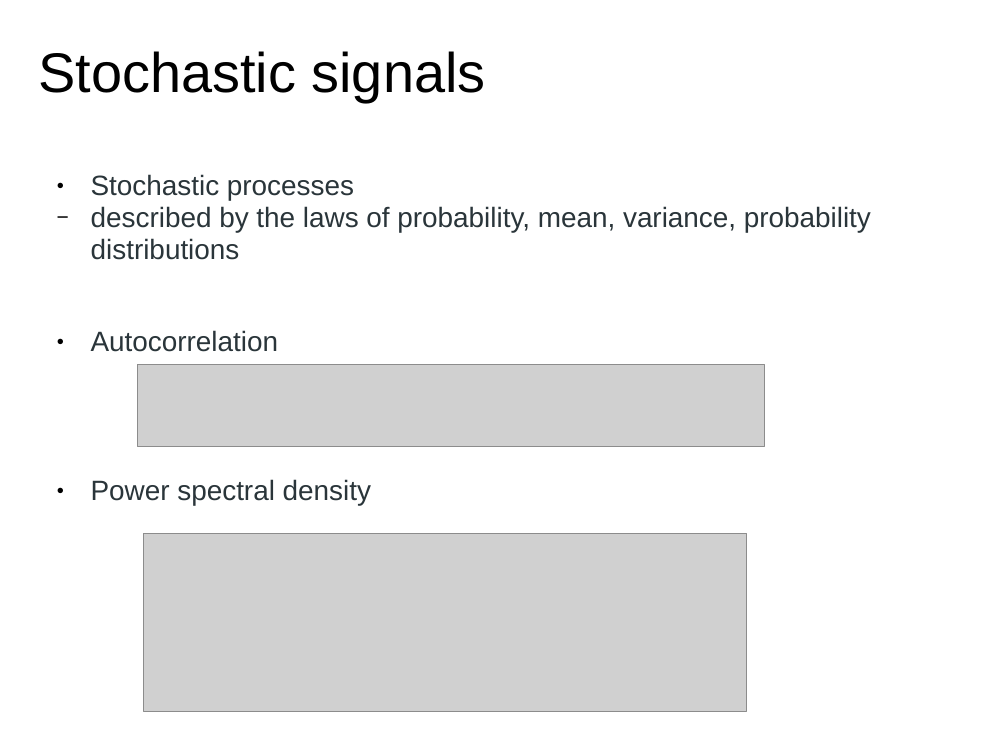
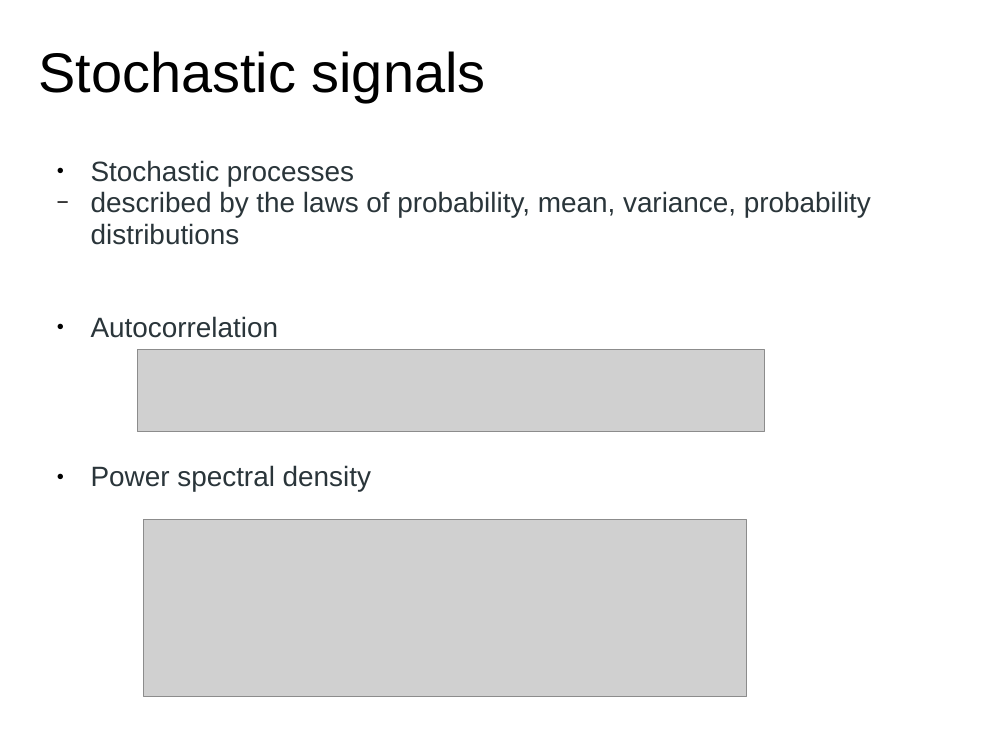
Before and after one commit to MTG/sms-tools, a slide deck: slide 9 of teaching-material/lectures/lect7-Sinusoidal-plus-Residual-model/7-Sinusoidal-plus-Residual-model.odp (slide 10 before the commit). Drawn at 1008x756 pixels with LibreOffice and Linux fonts; fonts in the diff are those of the drawing; grey boxes stand for pictures. Boxes give left, top, right and bottom in pixels: in the first picture for what was removed or moved away, otherwise in the second. Text is boxed around its words. In the diff, an @@ line names an element or a change of style, - is before the commit and + after.

```diff
--- a/teaching-material/lectures/lect7-Sinusoidal-plus-Residual-model/7-Sinusoidal-plus-Residual-model.odp
+++ b/teaching-material/lectures/lect7-Sinusoidal-plus-Residual-model/7-Sinusoidal-plus-Residual-model.odp
@@ 2 pictures, 1 text moved together from (x1=91, y1=174, x2=871, y2=711) to (x1=91, y1=160, x2=871, y2=697) @@
```
Also in this commit, not shown: 8 other slides changed, 1 slide added, 1 slide removed, 17 other files.
